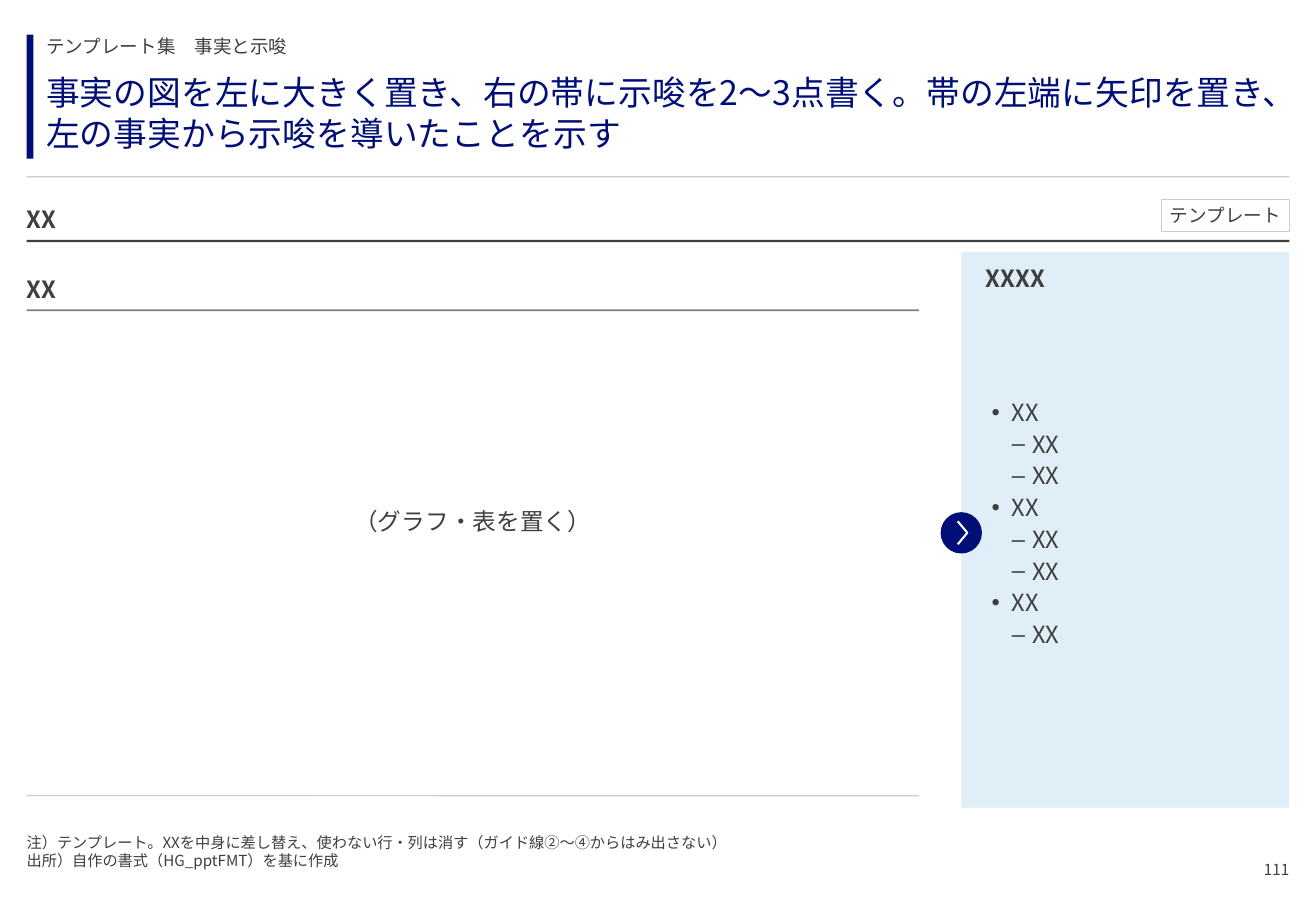
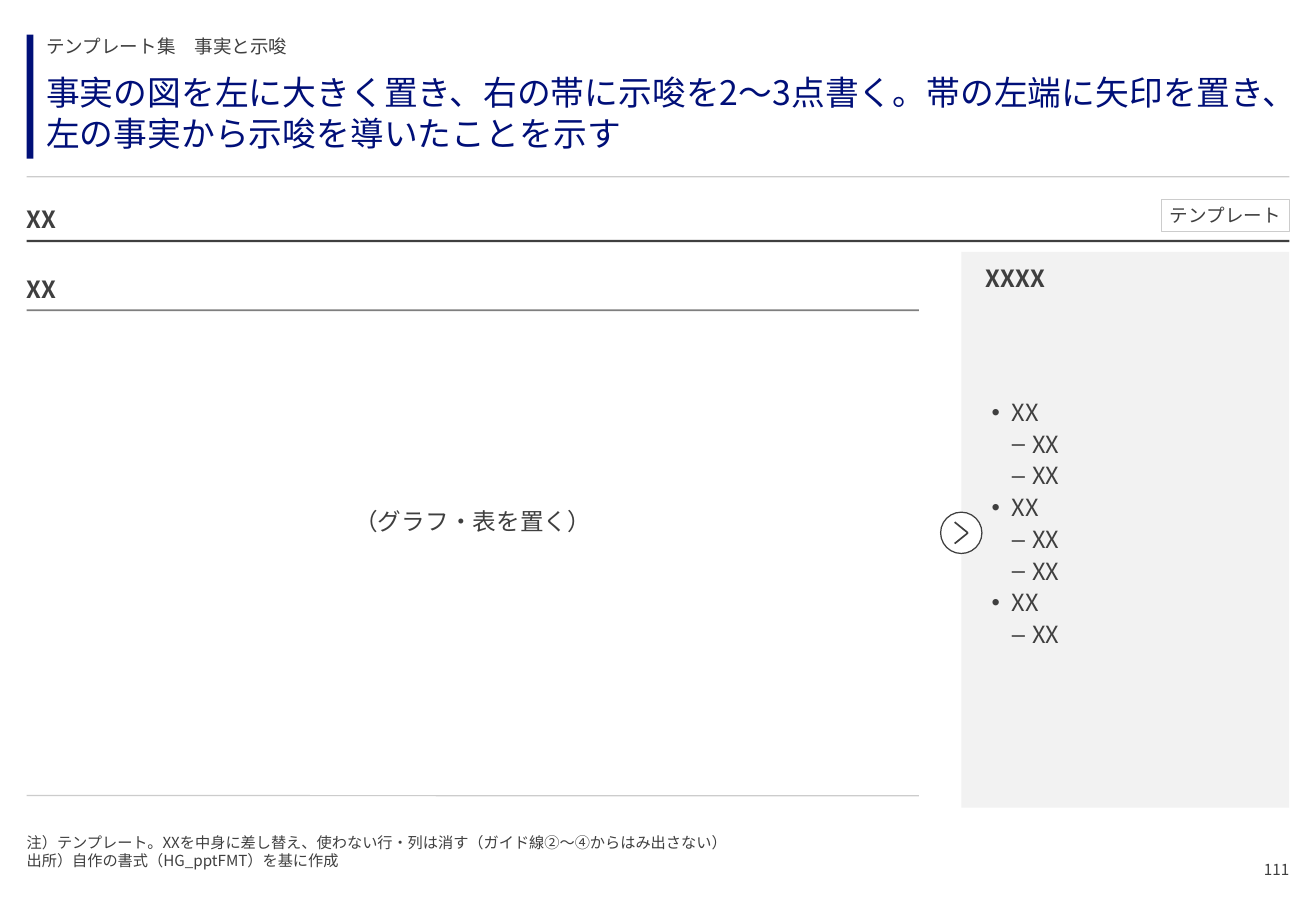
Before and after one commit to GontaHH/slide_builder, a slide deck: slide 111 of patterns/pattern-deck.pptx. Drawn at 1316x911 pixels with LibreOffice and Linux fonts; fonts in the diff are those of the drawing. Boxes give left, top, right and bottom in pixels: in the first picture for what was removed or moved away, otherwise in the second. Text is boxed around its words. In the diff, an @@ line names an element or a change of style, - is before the commit and + after.

```diff
--- a/patterns/pattern-deck.pptx
+++ b/patterns/pattern-deck.pptx
@@ rectangle at bbox=[961, 252, 1289, 808]: fill #E0EEF8 to #F2F2F2 @@
@@ ellipse at bbox=[941, 513, 982, 554]: fill #000F78 to #FFFFFF; outline none to #3F3F3F 0.75 pt @@
@@ line added from (955, 523) to (968, 533), #3F3F3F 1 pt @@
@@ line added from (968, 533) to (955, 544), #3F3F3F 1 pt @@
@@ freeform shape removed at bbox=[958, 521, 967, 544] @@
```
Also in this commit, not shown: 78 other slides changed, 16 other files.
